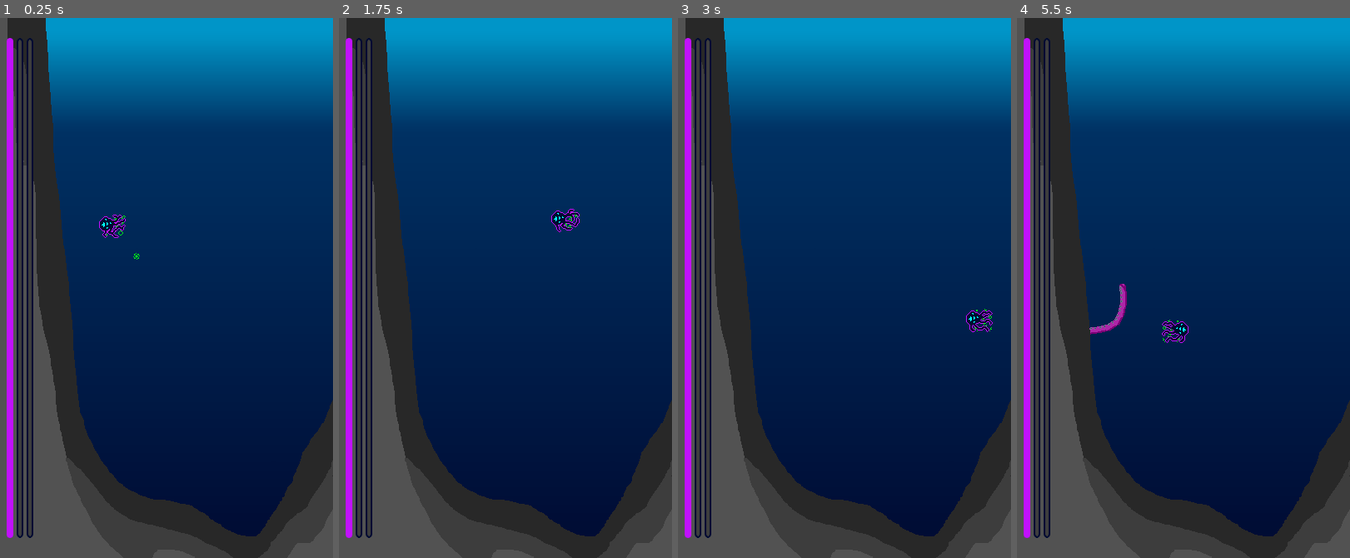
Above: before the commit, frames 1-4 (left to right).
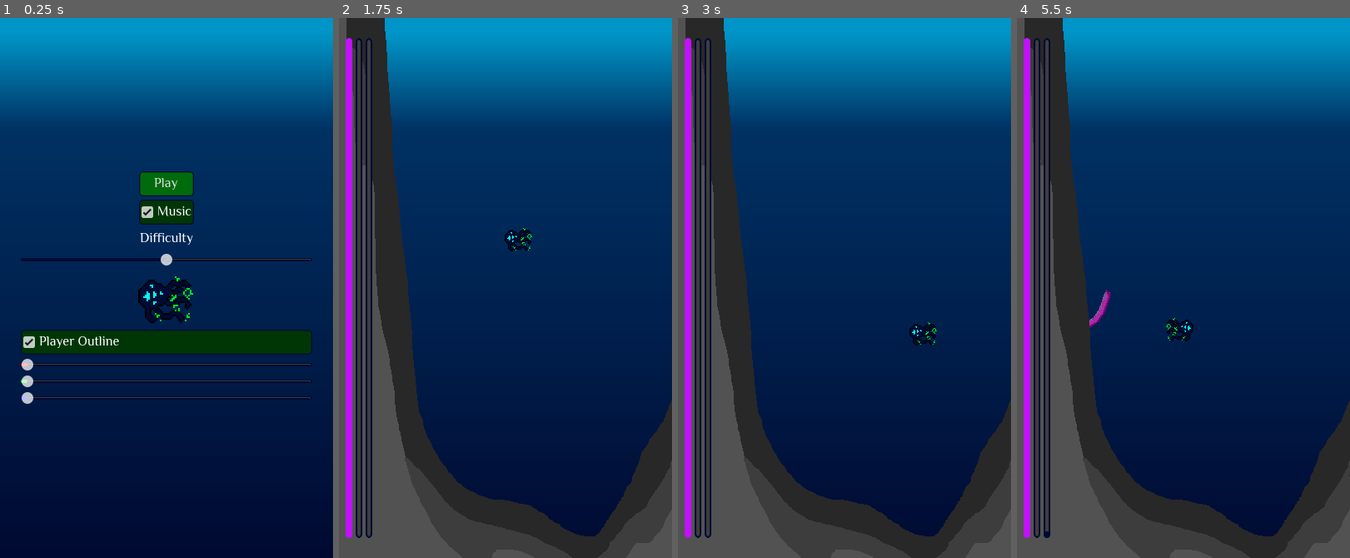
Above: after the commit, the same moments.

Repository: the-alex-g/LD57
Game: Godot game, scene res://screens/main_menu.tscn
The game is run twice, just before and just after one commit, with the same random seed, the same clock (stepped at 60 frames per second) and the same inputs. Before the commit the project starts from res://world/world.tscn. The engine's default icon, where the game draws it, is replaced by a stand-in: a white triangle on a blue panel in a dark square.
Inputs (mouse positions are in pixels of both pictures, inside the frame that each line leads up to):
- Up to frame 1 (0.25 s): no input
- Up to frame 2 (1.75 s): click (505, 185) at 0.5 s, where only the run after the commit has a clickable "Play"; move the mouse to (578, 261) at 1.27 s; hold D (right) from 1.28 s (still down); click (578, 261) at 1.52 s
- Up to frame 3 (3 s): move the mouse to (777, 315) at 2.02 s; release D (right) at 2.03 s; hold S (down) 2.03-2.78 s; click (777, 315) at 2.27 s; move the mouse to (877, 169) at 2.77 s; hold D (right) from 2.78 s (still down)
- Up to frame 4 (5.5 s): move the mouse to (1166, 396) at 3.52 s; release D (right) at 3.53 s; hold W (up) 3.53-4.28 s; click (1166, 396) at 3.77 s; move the mouse to (1283, 369) at 4.27 s; hold A (left) from 4.28 s (still down); click (1283, 369) at 4.52 s; move the mouse to (1083, 207) at 5.02 s; click (1083, 207) at 5.27 s

The runs differ from the first frame. In frame 1, 36% of the frame differs, in the area x 0-100%, y 0-100%; in frame 2, 0.4%; in frame 3, 0.4%; in frame 4, 0.7%.

Commit message:
Close game loop

Diff:
--- a/project/hud/hud.gd
+++ b/project/hud/hud.gd
@@ -1,4 +1,6 @@
 extends CanvasLayer
+
+signal return_to_main
 
 @onready var _healthbar := $HBoxContainer/HealthBar
 @onready var _corruption_bar := $HBoxContainer/CorruptionBar
@@ -22,3 +24,7 @@
 	_end_of_game_screen.display(
 		"You win!" if win else "You lose."
 	)
+
+
+func _on_end_of_game_screen_return_to_main() -> void:
+	return_to_main.emit()
--- a/project/hud/hud.tscn
+++ b/project/hud/hud.tscn
@@ -71,3 +71,5 @@
 show_percentage = false
 
 [node name="EndOfGameScreen" parent="." instance=ExtResource("2_ve3w8")]
+
+[connection signal="return_to_main" from="EndOfGameScreen" to="." method="_on_end_of_game_screen_return_to_main"]
--- a/project/project.godot
+++ b/project/project.godot
@@ -11,7 +11,7 @@
 [application]
 
 config/name="LD57"
-run/main_scene="uid://seurifg8ru1w"
+run/main_scene="uid://b1gj2ag082nyy"
 config/features=PackedStringArray("4.4", "GL Compatibility")
 config/icon="res://icon.svg"
 
--- a/project/screens/end_of_game_scene.gd
+++ b/project/screens/end_of_game_scene.gd
@@ -1,4 +1,6 @@
 extends Control
+
+signal return_to_main
 
 @onready var _message_label := $Message
 
@@ -14,3 +16,7 @@
 
 func _on_play_again_pressed() -> void:
 	get_tree().change_scene_to_file("res://world/world.tscn")
+
+
+func _on_main_menu_pressed() -> void:
+	return_to_main.emit()
--- a/project/screens/end_of_game_scene.tscn
+++ b/project/screens/end_of_game_scene.tscn
@@ -46,4 +46,9 @@
 layout_mode = 2
 text = "Play Again"
 
+[node name="MainMenu" type="Button" parent="Menu"]
+layout_mode = 2
+text = "Main Menu"
+
 [connection signal="pressed" from="Menu/PlayAgain" to="." method="_on_play_again_pressed"]
+[connection signal="pressed" from="Menu/MainMenu" to="." method="_on_main_menu_pressed"]
--- a/project/screens/main_menu.gd
+++ b/project/screens/main_menu.gd
@@ -23,9 +23,11 @@
 		func():
 			game.set_difficulty_scale(_difficulty_slider.value / 100.0)
 			game.set_player_outline_color(_player_outline_color)
+			game.main_menu = self
 	)
 	get_tree().root.add_child(game)
-	queue_free()
+	get_tree().current_scene = game
+	get_tree().root.remove_child(self)
 
 
 func _on_music_toggled(toggled_on: bool) -> void:
--- a/project/world/world.gd
+++ b/project/world/world.gd
@@ -23,6 +23,7 @@
 		if points >= max_score:
 			game_over.emit(true)
 var _game_over := false
+var main_menu : Control
 
 @onready var _player := $Player
 @onready var _tentacle_spawner := $TentacleSpawner
@@ -59,3 +60,9 @@
 
 func set_player_outline_color(color: Color) -> void:
 	_player.set_outline_color(color)
+
+
+func _on_hud_return_to_main() -> void:
+	get_tree().root.add_child(main_menu)
+	get_tree().current_scene.queue_free()
+	get_tree().current_scene = main_menu
--- a/project/world/world.tscn
+++ b/project/world/world.tscn
@@ -47,3 +47,4 @@
 [connection signal="update_health" from="Player" to="HUD" method="_on_player_update_health"]
 [connection signal="increase_corruption" from="TentacleSpawner" to="." method="_on_tentacle_spawner_increase_corruption"]
 [connection signal="increase_points" from="TentacleSpawner" to="." method="_on_tentacle_spawner_increase_points"]
+[connection signal="return_to_main" from="HUD" to="." method="_on_hud_return_to_main"]
